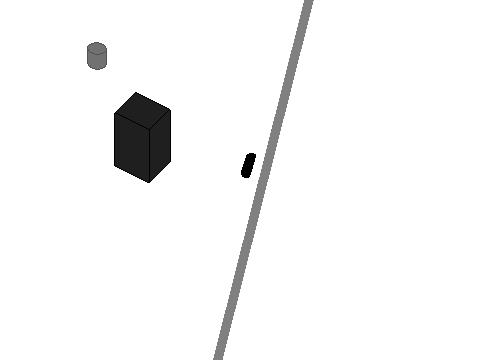
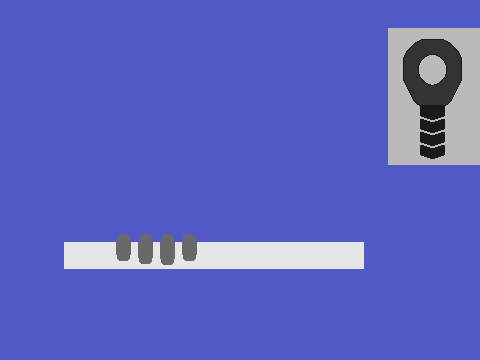
The second (480, 360) image is a revision of the first. Changes to its layers:
added layer "Pasted Layer #1" above "hands" over [388, 28, 480, 165]
added layer "hands" above "platform" over [116, 234, 197, 265]
added layer "platform" above "Pasted Layer" over [64, 242, 364, 269]
renamed "stem" to "Layer", painted on it over [0, 0, 480, 360]
removed layer "eye" over [241, 153, 256, 178]
painted on "Background" over [213, 0, 314, 360]
